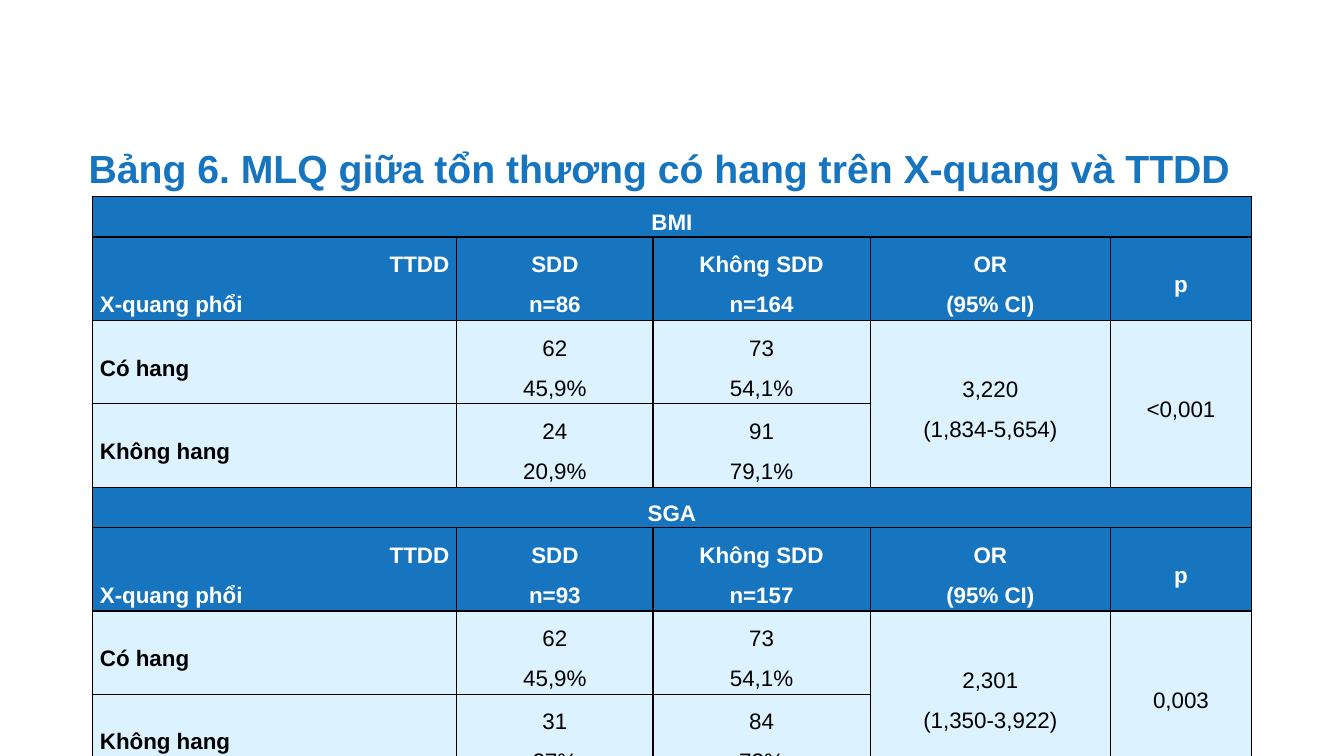
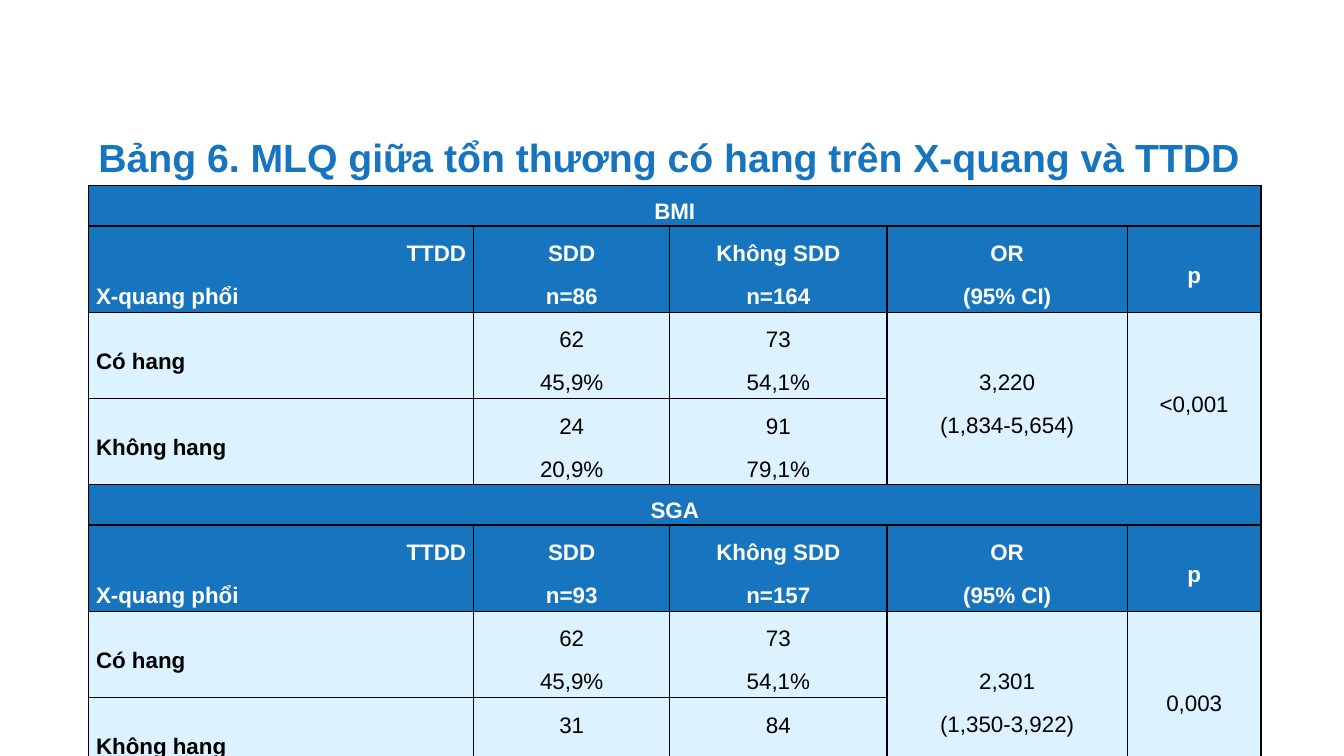
Before and after one commit to MedPocket/HPMUGraduation-thesis, a slide deck: slide 32 of Thuc-trang-va-mot-so-yeu-to-lien-quan-dinh-duong-BN-lao-phoi_Nhat-Nguyen.pptx. Drawn at 1344x756 pixels with LibreOffice and Linux fonts; fonts in the diff are those of the drawing; background and template pictures are left out. Boxes give left, top, right and bottom in pixels: in the first picture for what was removed or moved away, otherwise in the second. Text is boxed around its words. In the diff, an @@ line names an element or a change of style, - is before the commit and + after.

```diff
--- a/Thuc-trang-va-mot-so-yeu-to-lien-quan-dinh-duong-BN-lao-phoi_Nhat-Nguyen.pptx
+++ b/Thuc-trang-va-mot-so-yeu-to-lien-quan-dinh-duong-BN-lao-phoi_Nhat-Nguyen.pptx
@@ text "Bảng 6. MLQ giữa tổn ...": place and size @@
-text "Bảng 6. MLQ giữa tổn ..." at <box>89,152,1229,191</box>
+text "Bảng 6. MLQ giữa tổn ..." at <box>98,141,1239,180</box>
@@ table at <box>89,186,1263,756</box> @@
@@ more space between paragraphs @@
@@ table: place and size @@
-table at <box>93,197,1254,756</box>
+table at <box>89,186,1263,756</box>
```
Also in this commit, not shown: 24 other slides changed.
